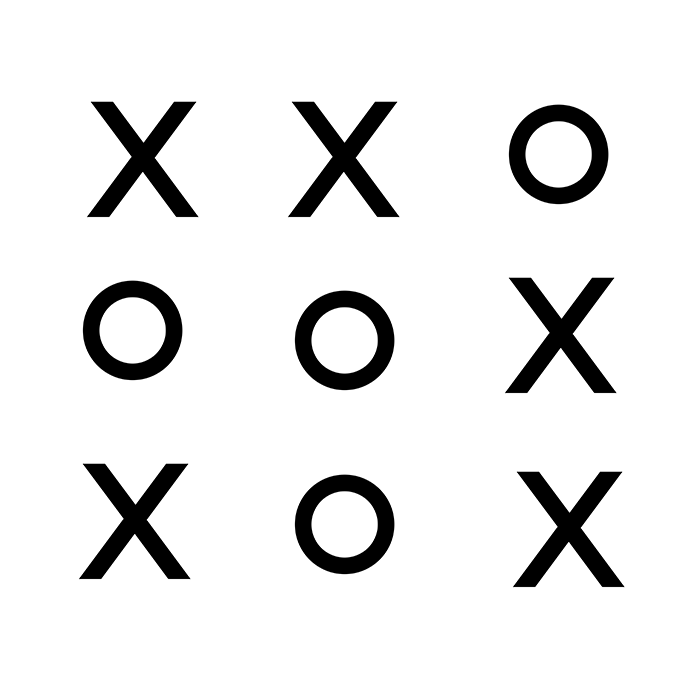
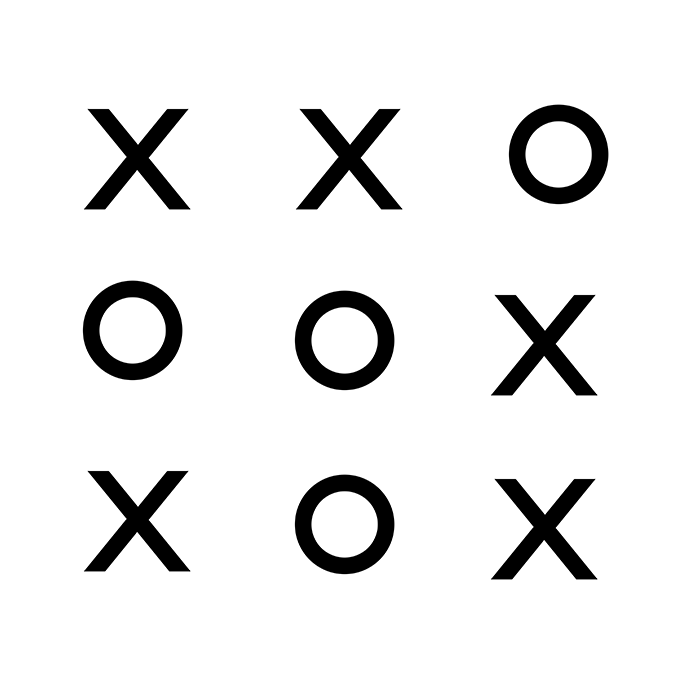
The second 700 × 700 image is a revision of the first. Changes to its layers:
painted on "ex cópia 4" over left=490, top=471, right=625, bottom=588
painted on "ex cópia 3" over left=86, top=101, right=598, bottom=396
painted on "ex cópia 2" over left=287, top=101, right=403, bottom=218
painted on "ex cópia" over left=83, top=104, right=617, bottom=396
painted on "ex" over left=78, top=463, right=191, bottom=580
